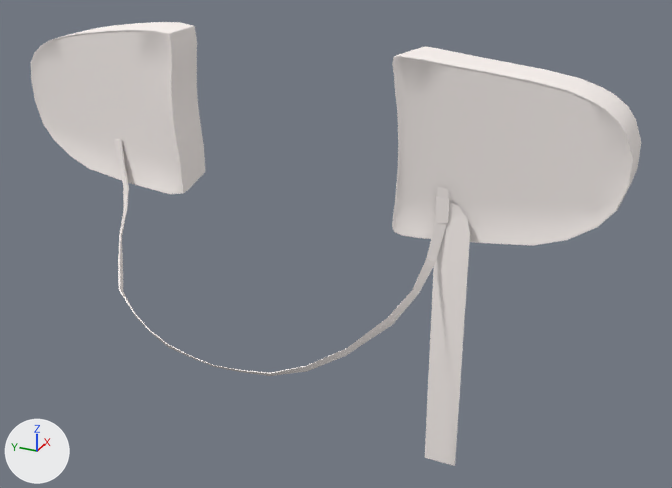
A saved change to the Blender file dev/blender/cowlplugs.blend.
Both versions are drawn from a 50 mm lens placed at (-2.66, -0.493, 0.279), pointed at (-1.71, -0.066, -0.196). Lighting does not change. The marker at lower left points along +X, +Y and +Z. The first picture is the older version.

In view in the first picture: 'CowlPlugs'.
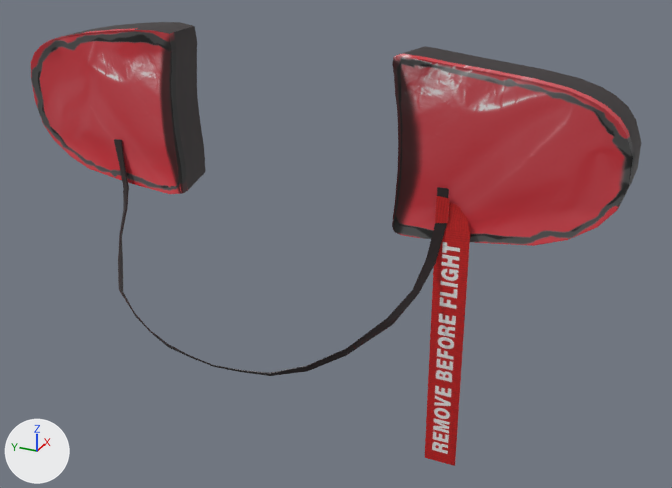
Edits to the bpy script that builds the scene:
```text
Add img_cowlplugs_png:
    img_cowlplugs_png = load_image('cowlplugs.png', '../../Models/Exterior/cowlplugs/cowlplugs.png', 1024, 1024, 'sRGB')
Change mat_exterior_objects:
    remove mat_exterior_objects.base_color = (1.0, 0.935, 0.907)  # white #fff8f4
    mat_exterior_objects: diffuse_material('exterior-objects') -> principled_material('exterior-objects')
    add mat_exterior_objects.texture = img_cowlplugs_png
```

Where the change shows, as pixel boxes (x1, y1, x2, y2) in the pictures (672 x 488 px):
'CowlPlugs', surface changed (white to red)
    both: (31, 22, 641, 466)
